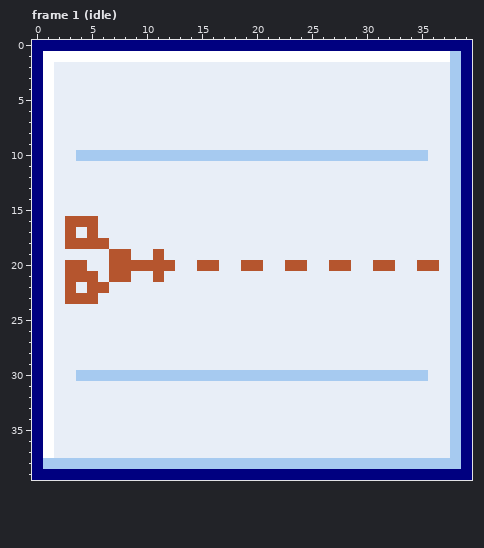
Edited in one commit: pixel-art file (Assets/LDY/Sprites/stage1_music_objects/stage1_music_objects/cut_block.aseprite). That is the earlier state.
40x40 pixels, 4 frames. Shown: frame 1 (idle).
After the commit:
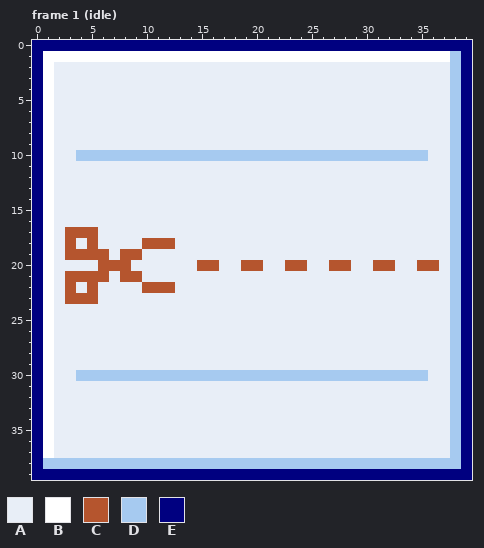
Palette (. is transparent): A #e8eef7  B #ffffff  C #b5552e  D #a6caf0  E #000080
What changed:
Frame 1 (idle):
y 16: x 3..5 CCC -> AAA
y 17: x 4 A -> C
y 18: x 4 C -> A; x 6 C -> A; x 10..12 AAA -> CCC
y 19: x 3..7 AAAAC -> CCCCA; x 9 A -> C; x 11 C -> A
y 20: x 3..4 CC -> AA; x 6 A -> C; x 9..12 CCCC -> AAAA
y 21: x 6..7 AC -> CA; x 9 A -> C; x 11 C -> A
y 22: x 6 C -> A; x 10..12 AAA -> CCC
Boxes around the changes in both pictures, in picture pixels (x1, y1, x2, y2):
changed: (65, 216, 175, 293)
